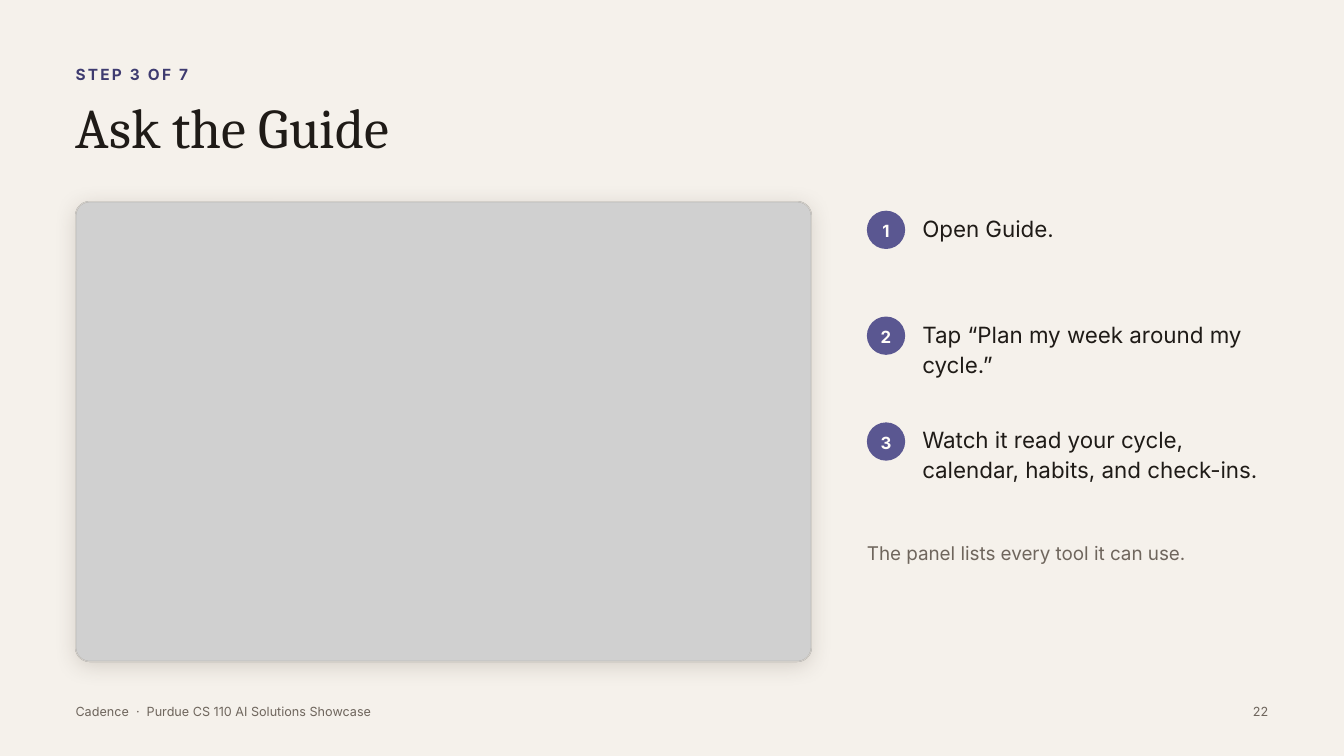
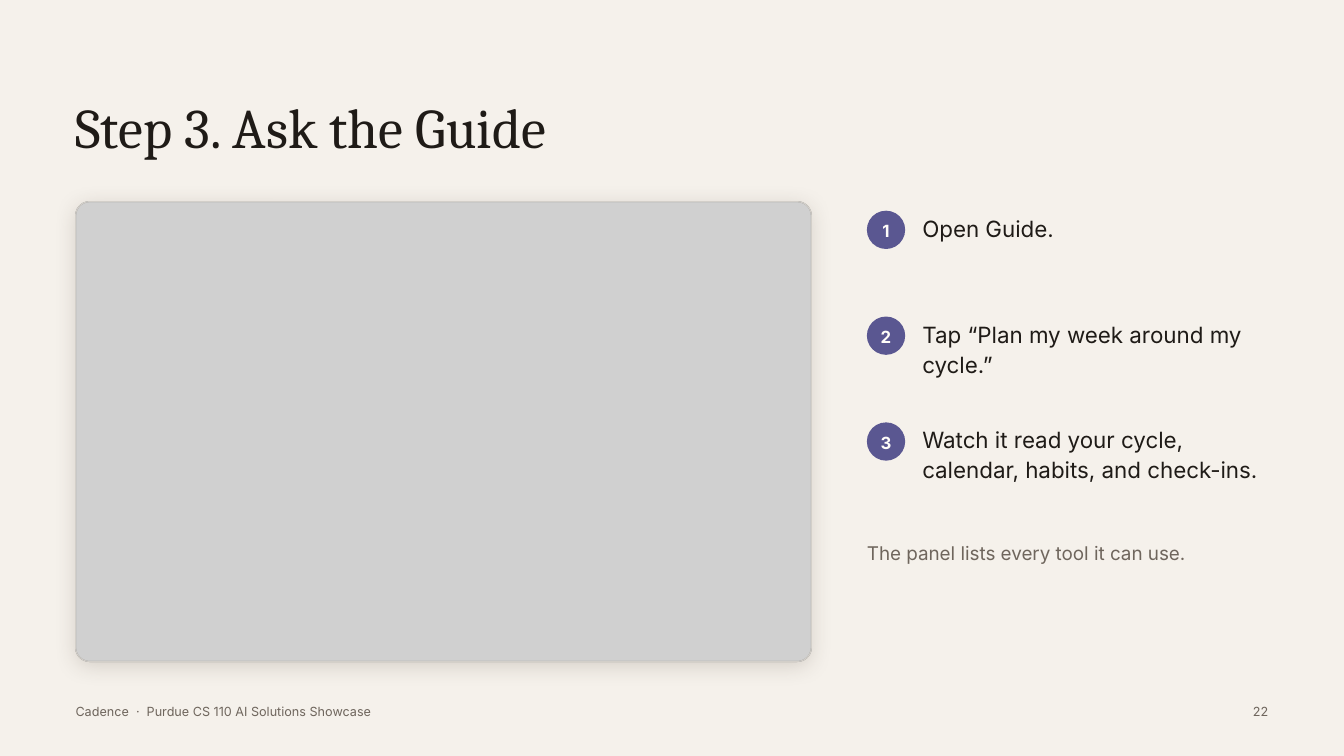
Before and after one commit to tarushvkodes/cadence, a slide deck: slide 22 of deck/Cadence-Capstone.pptx. Drawn at 1344x756 pixels with LibreOffice and Linux fonts; fonts in the diff are those of the drawing; grey boxes stand for pictures. Boxes give left, top, right and bottom in pixels: in the first picture for what was removed or moved away, otherwise in the second. Text is boxed around its words. In the diff, an @@ line names an element or a change of style, - is before the commit and + after.

```diff
--- a/deck/Cadence-Capstone.pptx
+++ b/deck/Cadence-Capstone.pptx
@@ text removed at (76,68,188,80) @@
-STEP 3 OF 7
@@ title at (76,109,546,160): text changed @@
-Ask the Guide
+Step 3. Ask the Guide
```
Also in this commit, not shown: 40 other slides changed, 9 other files.
